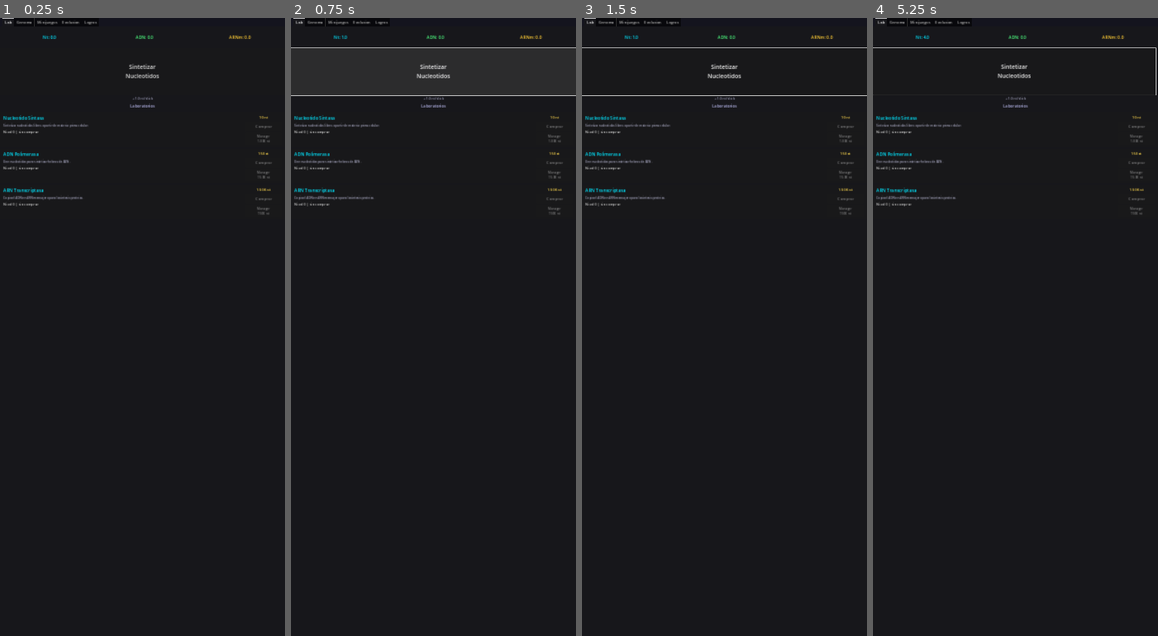
Above: before the commit, frames 1-4 (left to right).
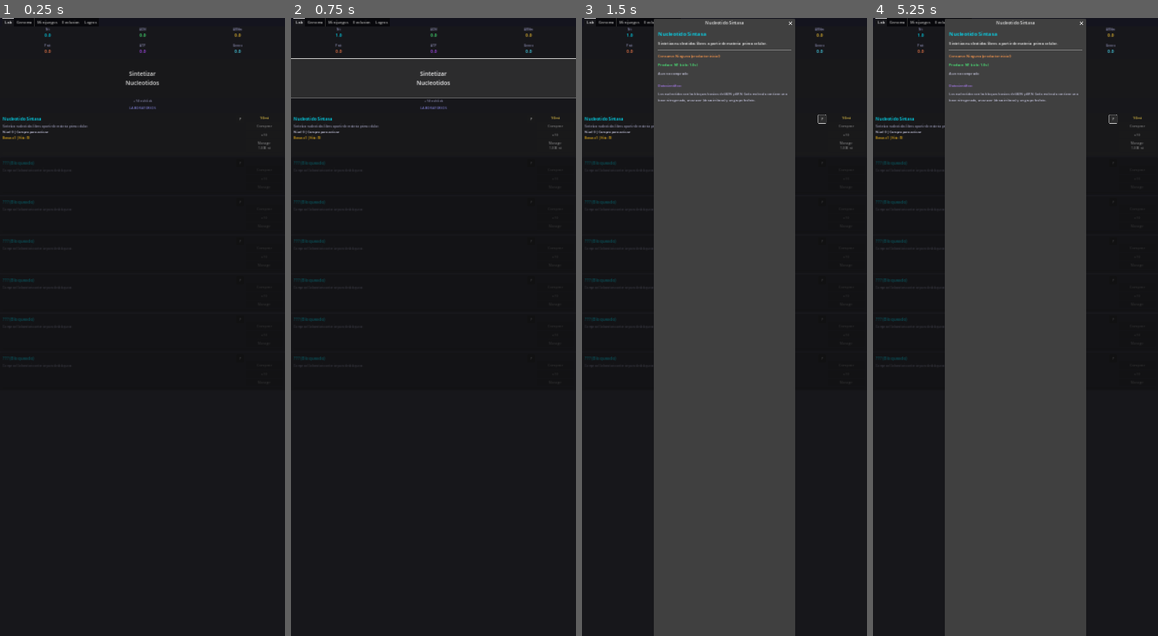
Above: after the commit, the same moments.

Repository: agenteiasack-ux/diagrama-medmol
Game: Godot game, scene res://scenes/main/Main.tscn
Two runs of this game, one before a commit and one after it. Both use one fixed random seed, a clock stepped at 60 frames per second and the inputs below.
Inputs (mouse positions are in pixels of both pictures, inside the frame that each line leads up to):
- Up to frame 1 (0.25 s): no input
- Up to frame 2 (0.75 s): click "Sintetizar Nucleotidos" at 0.5 s
- Up to frame 3 (1.5 s): click (821, 116) at 1.25 s, where only the run after the commit has a clickable "?"
- Up to frame 4 (5.25 s): click "Sintetizar Nucleotidos" at 2 s; click (1112, 116) at 2.75 s, where only the run after the commit has a clickable "?"; click "Sintetizar Nucleotidos" at 3.5 s; click (1112, 116) at 4.25 s, where only the run after the commit has a clickable "?"; tap Enter at 5 s

The runs differ from the first frame. In frame 1, 1.4% of the frame differs, in the area x 0-96%, y 1-56%; in frame 2, 1.9%; in frame 3, 51%, in the area x 0-100%, y 0-100%; in frame 4, 51%.

Commit message:
feat(genomia): Sprint 2 - produccion completa, milestones y popup educativo
- Unlock progresivo: cada productor se desbloquea al comprar el anterior
- 7 productores visibles con estado bloqueado/desbloqueado (opacity + mensaje)
- Buy x10: compra hasta 10 niveles de un productor con calculo de costo total
- Milestones visuales: "Bonus x1 | Hito: 10" actualizado por nivel en cada fila
- Barra de ciclo (ProgressBar): muestra avance del timer cuando el manager esta activo
- Grid de recursos 2x3: los 6 recursos principales con cantidad y tasa en tiempo real
- Popup educativo: boton "?" por productor muestra proceso, entradas/salidas y dato cientifico
- EventBus: nueva senal producer_unlocked(producer_id)
- ResourceManager: is_producer_unlocked(), buy_producer_bulk(), get_producer_cost_x10()

https://claude.ai/code/session_01Fkjp38Jnk1xyyToovxLUvQ

Diff:
--- a/genomia/scenes/lab/Lab.tscn
+++ b/genomia/scenes/lab/Lab.tscn
@@ -12,61 +12,34 @@
 anchor_bottom = 1.0
 theme_override_constants/separation = 0
 
-[node name="ResourceBar" type="HBoxContainer" parent="MainLayout"]
-custom_minimum_size = Vector2(0, 80)
-theme_override_constants/separation = 16
-
-[node name="BarBG" type="ColorRect" parent="MainLayout/ResourceBar"]
-anchor_right = 1.0
-anchor_bottom = 1.0
-color = Color(0.06, 0.06, 0.10, 1.0)
-z_index = -1
-
-[node name="NtLabel" type="Label" parent="MainLayout/ResourceBar"]
+[node name="ResourceGrid" type="GridContainer" parent="MainLayout"]
+custom_minimum_size = Vector2(0, 100)
 size_flags_horizontal = 3
-text = "Nt: 0"
-vertical_alignment = 1
-horizontal_alignment = 1
-theme_override_font_sizes/font_size = 16
-theme_override_colors/font_color = Color(0.0, 0.9, 1.0, 1.0)
-
-[node name="ADNLabel" type="Label" parent="MainLayout/ResourceBar"]
-size_flags_horizontal = 3
-text = "ADN: 0"
-vertical_alignment = 1
-horizontal_alignment = 1
-theme_override_font_sizes/font_size = 16
-theme_override_colors/font_color = Color(0.3, 1.0, 0.5, 1.0)
-
-[node name="MRNALabel" type="Label" parent="MainLayout/ResourceBar"]
-size_flags_horizontal = 3
-text = "ARNm: 0"
-vertical_alignment = 1
-horizontal_alignment = 1
-theme_override_font_sizes/font_size = 16
-theme_override_colors/font_color = Color(1.0, 0.8, 0.2, 1.0)
+columns = 3
+theme_override_constants/h_separation = 0
+theme_override_constants/v_separation = 0
 
 [node name="ClickButton" type="Button" parent="MainLayout"]
-custom_minimum_size = Vector2(0, 180)
+custom_minimum_size = Vector2(0, 148)
 size_flags_horizontal = 3
 text = "Sintetizar\nNucleotidos"
 theme_override_font_sizes/font_size = 22
 
 [node name="ClickRateLabel" type="Label" parent="MainLayout"]
-custom_minimum_size = Vector2(0, 28)
+custom_minimum_size = Vector2(0, 26)
 size_flags_horizontal = 3
 text = "+1.0 nt/click"
 horizontal_alignment = 1
-theme_override_font_sizes/font_size = 13
-theme_override_colors/font_color = Color(0.6, 0.6, 0.7, 1.0)
+theme_override_font_sizes/font_size = 12
+theme_override_colors/font_color = Color(0.55, 0.55, 0.7, 1.0)
 
 [node name="SectionLabel" type="Label" parent="MainLayout"]
-custom_minimum_size = Vector2(0, 36)
+custom_minimum_size = Vector2(0, 32)
 size_flags_horizontal = 3
-text = "Laboratorios"
+text = "LABORATORIOS"
 horizontal_alignment = 1
-theme_override_font_sizes/font_size = 15
-theme_override_colors/font_color = Color(0.7, 0.7, 0.9, 1.0)
+theme_override_font_sizes/font_size = 13
+theme_override_colors/font_color = Color(0.45, 0.45, 0.75, 1.0)
 
 [node name="ProducerScroll" type="ScrollContainer" parent="MainLayout"]
 size_flags_vertical = 3
@@ -74,4 +47,4 @@
 
 [node name="ProducerList" type="VBoxContainer" parent="MainLayout/ProducerScroll"]
 size_flags_horizontal = 3
-theme_override_constants/separation = 6
+theme_override_constants/separation = 5
--- a/genomia/scenes/lab/ProducerRow.tscn
+++ b/genomia/scenes/lab/ProducerRow.tscn
@@ -3,59 +3,88 @@
 [ext_resource type="Script" path="res://scripts/lab/ProducerRowController.gd" id="1_row01"]
 
 [node name="ProducerRow" type="PanelContainer"]
-custom_minimum_size = Vector2(0, 110)
+custom_minimum_size = Vector2(0, 120)
 size_flags_horizontal = 3
 script = ExtResource("1_row01")
 
 [node name="Margin" type="MarginContainer" parent="."]
 anchor_right = 1.0
 anchor_bottom = 1.0
-theme_override_constants/margin_left = 12
-theme_override_constants/margin_right = 12
-theme_override_constants/margin_top = 8
-theme_override_constants/margin_bottom = 8
+theme_override_constants/margin_left = 10
+theme_override_constants/margin_right = 10
+theme_override_constants/margin_top = 6
+theme_override_constants/margin_bottom = 6
 
-[node name="Row" type="HBoxContainer" parent="Margin"]
-separation = 8
+[node name="MainVBox" type="VBoxContainer" parent="Margin"]
+theme_override_constants/separation = 4
 
-[node name="Info" type="VBoxContainer" parent="Margin/Row"]
+[node name="ContentRow" type="HBoxContainer" parent="Margin/MainVBox"]
+theme_override_constants/separation = 8
+
+[node name="Info" type="VBoxContainer" parent="Margin/MainVBox/ContentRow"]
 size_flags_horizontal = 3
-separation = 2
+theme_override_constants/separation = 2
 
-[node name="NameLabel" type="Label" parent="Margin/Row/Info"]
+[node name="NameRow" type="HBoxContainer" parent="Margin/MainVBox/ContentRow/Info"]
+
+[node name="NameLabel" type="Label" parent="Margin/MainVBox/ContentRow/Info/NameRow"]
+size_flags_horizontal = 3
 text = "Productor"
-theme_override_font_sizes/font_size = 17
+theme_override_font_sizes/font_size = 16
 theme_override_colors/font_color = Color(0.0, 0.9, 1.0, 1.0)
 
-[node name="DescLabel" type="Label" parent="Margin/Row/Info"]
+[node name="InfoButton" type="Button" parent="Margin/MainVBox/ContentRow/Info/NameRow"]
+custom_minimum_size = Vector2(28, 28)
+text = "?"
+theme_override_font_sizes/font_size = 13
+
+[node name="DescLabel" type="Label" parent="Margin/MainVBox/ContentRow/Info"]
 text = "Descripcion del proceso biologico."
 theme_override_font_sizes/font_size = 11
-theme_override_colors/font_color = Color(0.65, 0.65, 0.75, 1.0)
+theme_override_colors/font_color = Color(0.6, 0.6, 0.72, 1.0)
 autowrap_mode = 2
 
-[node name="StatsLabel" type="Label" parent="Margin/Row/Info"]
+[node name="StatsLabel" type="Label" parent="Margin/MainVBox/ContentRow/Info"]
 text = "Nivel 0 | sin comprar"
-theme_override_font_sizes/font_size = 13
-theme_override_colors/font_color = Color(0.8, 0.8, 0.8, 1.0)
+theme_override_font_sizes/font_size = 12
+theme_override_colors/font_color = Color(0.8, 0.8, 0.9, 1.0)
 
-[node name="Actions" type="VBoxContainer" parent="Margin/Row"]
-custom_minimum_size = Vector2(140, 0)
+[node name="MilestoneLabel" type="Label" parent="Margin/MainVBox/ContentRow/Info"]
+text = "Bonus x1 | Hito: 10"
+theme_override_font_sizes/font_size = 11
+theme_override_colors/font_color = Color(1.0, 0.75, 0.1, 1.0)
+
+[node name="Actions" type="VBoxContainer" parent="Margin/MainVBox/ContentRow"]
+custom_minimum_size = Vector2(138, 0)
 alignment = 1
-separation = 4
+theme_override_constants/separation = 3
 
-[node name="CostLabel" type="Label" parent="Margin/Row/Actions"]
+[node name="CostLabel" type="Label" parent="Margin/MainVBox/ContentRow/Actions"]
 text = "10 nt"
 horizontal_alignment = 1
 theme_override_font_sizes/font_size = 13
 theme_override_colors/font_color = Color(1.0, 0.85, 0.3, 1.0)
 
-[node name="BuyButton" type="Button" parent="Margin/Row/Actions"]
-custom_minimum_size = Vector2(130, 38)
+[node name="BuyButton" type="Button" parent="Margin/MainVBox/ContentRow/Actions"]
+custom_minimum_size = Vector2(130, 32)
 text = "Comprar"
-theme_override_font_sizes/font_size = 14
+theme_override_font_sizes/font_size = 13
 
-[node name="ManagerButton" type="Button" parent="Margin/Row/Actions"]
-custom_minimum_size = Vector2(130, 38)
+[node name="BuyX10Button" type="Button" parent="Margin/MainVBox/ContentRow/Actions"]
+custom_minimum_size = Vector2(130, 28)
+text = "x10"
+theme_override_font_sizes/font_size = 12
+
+[node name="ManagerButton" type="Button" parent="Margin/MainVBox/ContentRow/Actions"]
+custom_minimum_size = Vector2(130, 28)
 text = "Manager"
 theme_override_font_sizes/font_size = 11
 disabled = true
+
+[node name="CycleBar" type="ProgressBar" parent="Margin/MainVBox"]
+custom_minimum_size = Vector2(0, 7)
+size_flags_horizontal = 3
+min_value = 0.0
+max_value = 100.0
+value = 0.0
+show_percentage = false
--- /dev/null
+++ b/genomia/scenes/ui/InfoPopup.tscn
@@ -0,0 +1,57 @@
+[gd_scene load_steps=2 format=3 uid="uid://cx8f3qp7nw2b1"]
+
+[ext_resource type="Script" path="res://scripts/ui/InfoPopup.gd" id="1_info1"]
+
+[node name="InfoPopup" type="AcceptDialog"]
+title = "Informacion"
+min_size = Vector2(520, 380)
+script = ExtResource("1_info1")
+
+[node name="VBox" type="VBoxContainer" parent="."]
+anchor_right = 1.0
+anchor_bottom = 1.0
+theme_override_constants/separation = 10
+offset_left = 12
+offset_top = 8
+offset_right = -12
+offset_bottom = -8
+
+[node name="TitleLabel" type="Label" parent="VBox"]
+text = "Nombre del Laboratorio"
+theme_override_font_sizes/font_size = 20
+theme_override_colors/font_color = Color(0.0, 0.9, 1.0, 1.0)
+
+[node name="ProcessLabel" type="Label" parent="VBox"]
+text = "Descripcion del proceso."
+autowrap_mode = 3
+theme_override_font_sizes/font_size = 14
+
+[node name="HSep1" type="HSeparator" parent="VBox"]
+
+[node name="InputLabel" type="Label" parent="VBox"]
+text = "Consume: —"
+theme_override_font_sizes/font_size = 13
+theme_override_colors/font_color = Color(1.0, 0.6, 0.3, 1.0)
+
+[node name="OutputLabel" type="Label" parent="VBox"]
+text = "Produce: —"
+theme_override_font_sizes/font_size = 13
+theme_override_colors/font_color = Color(0.3, 1.0, 0.5, 1.0)
+
+[node name="StatsLabel" type="Label" parent="VBox"]
+text = "Nivel —"
+theme_override_font_sizes/font_size = 13
+theme_override_colors/font_color = Color(0.8, 0.8, 0.9, 1.0)
+
+[node name="HSep2" type="HSeparator" parent="VBox"]
+
+[node name="FactHeader" type="Label" parent="VBox"]
+text = "Dato cientifico:"
+theme_override_font_sizes/font_size = 12
+theme_override_colors/font_color = Color(0.7, 0.5, 1.0, 1.0)
+
+[node name="FactLabel" type="Label" parent="VBox"]
+text = ""
+autowrap_mode = 3
+theme_override_font_sizes/font_size = 12
+theme_override_colors/font_color = Color(0.75, 0.75, 0.85, 1.0)
--- a/genomia/scripts/autoloads/EventBus.gd
+++ b/genomia/scripts/autoloads/EventBus.gd
@@ -6,6 +6,7 @@
 
 # Productores
 signal producer_upgraded(producer_id: String, new_level: int)
+signal producer_unlocked(producer_id: String)
 signal producer_cycle_completed(producer_id: String)
 
 # Genes y mutantes
--- a/genomia/scripts/autoloads/ResourceManager.gd
+++ b/genomia/scripts/autoloads/ResourceManager.gd
@@ -169,12 +169,70 @@
 	var cost := p.get_cost()
 	if not resources["nt"].greater_than_or_equal(cost):
 		return false
+	var was_zero := p.level == 0
 	resources["nt"] = resources["nt"].subtract(cost)
 	p.level += 1
 	_recalc_rates()
 	EventBus.resource_changed.emit("nt", resources["nt"])
 	EventBus.producer_upgraded.emit(producer_id, p.level)
+	if was_zero:
+		_check_unlock_next(producer_id)
 	return true
+
+
+func buy_producer_bulk(producer_id: String, count: int) -> int:
+	var p := get_producer(producer_id)
+	if not p:
+		return 0
+	var was_zero := p.level == 0
+	var bought := 0
+	for _i in range(count):
+		var cost := p.get_cost()
+		if not resources["nt"].greater_than_or_equal(cost):
+			break
+		resources["nt"] = resources["nt"].subtract(cost)
+		p.level += 1
+		bought += 1
+	if bought > 0:
+		_recalc_rates()
+		EventBus.resource_changed.emit("nt", resources["nt"])
+		EventBus.producer_upgraded.emit(producer_id, p.level)
+		if was_zero:
+			_check_unlock_next(producer_id)
+	return bought
+
+
+func get_producer_cost_x10(producer_id: String) -> BigNumber:
+	var p := get_producer(producer_id)
+	if not p:
+		return BigNumber.zero()
+	var total := BigNumber.zero()
+	for i in range(10):
+		total = total.add(BigNumber.from_float(
+			p.base_cost * pow(p.cost_multiplier, float(p.level + i))
+		))
+	return total
+
+
+func is_producer_unlocked(producer_id: String) -> bool:
+	var idx := _get_producer_index(producer_id)
+	if idx <= 0:
+		return true
+	return producers[idx - 1].level >= 1
+
+
+func _get_producer_index(id: String) -> int:
+	for i in producers.size():
+		if producers[i].id == id:
+			return i
+	return -1
+
+
+func _check_unlock_next(producer_id: String) -> void:
+	var idx := _get_producer_index(producer_id)
+	if idx < 0 or idx >= producers.size() - 1:
+		return
+	EventBus.producer_unlocked.emit(producers[idx + 1].id)
 
 
 func get_producer(id: String) -> ProducerState:
--- a/genomia/scripts/lab/LabController.gd
+++ b/genomia/scripts/lab/LabController.gd
@@ -2,60 +2,134 @@
 
 const ProducerRowScene := preload("res://scenes/lab/ProducerRow.tscn")
 
-@onready var nt_label: Label = $MainLayout/ResourceBar/NtLabel
-@onready var adn_label: Label = $MainLayout/ResourceBar/ADNLabel
-@onready var mrna_label: Label = $MainLayout/ResourceBar/MRNALabel
+@onready var resource_grid: GridContainer = $MainLayout/ResourceGrid
 @onready var click_btn: Button = $MainLayout/ClickButton
 @onready var click_rate_label: Label = $MainLayout/ClickRateLabel
 @onready var producer_list: VBoxContainer = $MainLayout/ProducerScroll/ProducerList
 
-const INITIAL_PRODUCERS := ["nt_synthase", "dna_polymerase", "rna_transcriptase"]
+const RESOURCE_DISPLAY := {
+	"nt":    {"label": "Nt",    "color": Color(0.0, 0.9, 1.0)},
+	"adn":   {"label": "ADN",   "color": Color(0.3, 1.0, 0.5)},
+	"mrna":  {"label": "ARNm",  "color": Color(1.0, 0.8, 0.2)},
+	"prot":  {"label": "Prot",  "color": Color(1.0, 0.5, 0.3)},
+	"atp":   {"label": "ATP",   "color": Color(0.7, 0.3, 1.0)},
+	"genes": {"label": "Genes", "color": Color(0.3, 0.9, 1.0)},
+}
+
+var _amount_labels: Dictionary = {}
+var _rate_labels: Dictionary = {}
 
 
 func _ready() -> void:
 	click_btn.pressed.connect(_on_click_pressed)
 	EventBus.resource_changed.connect(_on_resource_changed)
 	EventBus.producer_upgraded.connect(_on_producer_upgraded)
+	EventBus.producer_unlocked.connect(_on_producer_unlocked)
 	EventBus.load_completed.connect(_on_load_completed)
+	_build_resource_grid()
 	_populate_producers()
-	_refresh_labels()
+	_refresh_all_labels()
+
+
+func _build_resource_grid() -> void:
+	for id in RESOURCE_DISPLAY:
+		var info: Dictionary = RESOURCE_DISPLAY[id]
+		var cell := VBoxContainer.new()
+		cell.size_flags_horizontal = Control.SIZE_EXPAND_FILL
+		cell.add_theme_constant_override("separation", 1)
+
+		var name_lbl := Label.new()
+		name_lbl.text = info["label"]
+		name_lbl.horizontal_alignment = HORIZONTAL_ALIGNMENT_CENTER
+		name_lbl.add_theme_font_size_override("font_size", 11)
+		name_lbl.add_theme_color_override("font_color", Color(0.55, 0.55, 0.7))
+		cell.add_child(name_lbl)
+
+		var amount_lbl := Label.new()
+		amount_lbl.text = "0"
+		amount_lbl.horizontal_alignment = HORIZONTAL_ALIGNMENT_CENTER
+		amount_lbl.add_theme_font_size_override("font_size", 15)
+		amount_lbl.add_theme_color_override("font_color", info["color"])
+		cell.add_child(amount_lbl)
+		_amount_labels[id] = amount_lbl
+
+		var rate_lbl := Label.new()
+		rate_lbl.text = ""
+		rate_lbl.horizontal_alignment = HORIZONTAL_ALIGNMENT_CENTER
+		rate_lbl.add_theme_font_size_override("font_size", 10)
+		rate_lbl.add_theme_color_override("font_color", Color(0.4, 0.75, 0.4))
+		cell.add_child(rate_lbl)
+		_rate_labels[id] = rate_lbl
+
+		resource_grid.add_child(cell)
 
 
 func _populate_producers() -> void:
 	for child in producer_list.get_children():
 		child.queue_free()
-	for pid in INITIAL_PRODUCERS:
+	for p in ResourceManager.producers:
 		var row: Control = ProducerRowScene.instantiate()
 		producer_list.add_child(row)
-		row.setup(pid)
+		row.setup(p.id)
 
 
 func _on_click_pressed() -> void:
 	GameManager.on_main_click()
 	var tween := create_tween()
-	tween.tween_property(click_btn, "scale", Vector2(0.93, 0.93), 0.06)
+	tween.tween_property(click_btn, "scale", Vector2(0.92, 0.92), 0.06)
 	tween.tween_property(click_btn, "scale", Vector2(1.0, 1.0), 0.12)
 
 
 func _on_resource_changed(resource_id: String, _amount: BigNumber) -> void:
-	if resource_id in ["nt", "adn", "mrna"]:
-		_refresh_labels()
+	if _amount_labels.has(resource_id):
+		_refresh_resource_label(resource_id)
+	if resource_id == "nt":
+		_refresh_click_label()
 
 
 func _on_producer_upgraded(_pid: String, _level: int) -> void:
-	_refresh_labels()
+	_refresh_all_rate_labels()
+
+
+func _on_producer_unlocked(_pid: String) -> void:
+	_refresh_all_rate_labels()
 
 
 func _on_load_completed(_sec: float) -> void:
-	_refresh_labels()
+	_refresh_all_labels()
 
 
-func _refresh_labels() -> void:
-	nt_label.text = "Nt: %s" % ResourceManager.resources["nt"].format()
-	adn_label.text = "ADN: %s" % ResourceManager.resources["adn"].format()
-	mrna_label.text = "ARNm: %s" % ResourceManager.resources["mrna"].format()
-	var nt_rate := ResourceManager.rates.get("nt", 0.0)
+func _refresh_all_labels() -> void:
+	for id in RESOURCE_DISPLAY:
+		_refresh_resource_label(id)
+	_refresh_click_label()
+
+
+func _refresh_resource_label(id: String) -> void:
+	if not _amount_labels.has(id):
+		return
+	_amount_labels[id].text = ResourceManager.resources[id].format()
+	var rate: float = ResourceManager.rates.get(id, 0.0)
+	if rate > 0.0:
+		_rate_labels[id].text = "+%.2f/s" % rate
+	else:
+		_rate_labels[id].text = ""
+
+
+func _refresh_all_rate_labels() -> void:
+	for id in RESOURCE_DISPLAY:
+		var rate: float = ResourceManager.rates.get(id, 0.0)
+		if rate > 0.0:
+			_rate_labels[id].text = "+%.2f/s" % rate
+		else:
+			_rate_labels[id].text = ""
+
+
+func _refresh_click_label() -> void:
+	var nt_rate: float = ResourceManager.rates.get("nt", 0.0)
 	if nt_rate > 0.0:
-		click_rate_label.text = "+%.2f nt/s (pasivo)" % nt_rate
+		click_rate_label.text = "+%.2f nt/s pasivo | +%.1f nt/click" % [
+			nt_rate, GameManager.click_power
+		]
 	else:
 		click_rate_label.text = "+%.1f nt/click" % GameManager.click_power
--- a/genomia/scripts/lab/ProducerRowController.gd
+++ b/genomia/scripts/lab/ProducerRowController.gd
@@ -1,19 +1,28 @@
 extends PanelContainer
 
-@onready var name_label: Label = $Margin/Row/Info/NameLabel
-@onready var desc_label: Label = $Margin/Row/Info/DescLabel
-@onready var stats_label: Label = $Margin/Row/Info/StatsLabel
-@onready var cost_label: Label = $Margin/Row/Actions/CostLabel
-@onready var buy_btn: Button = $Margin/Row/Actions/BuyButton
-@onready var manager_btn: Button = $Margin/Row/Actions/ManagerButton
+@onready var name_label: Label = $Margin/MainVBox/ContentRow/Info/NameRow/NameLabel
+@onready var info_btn: Button = $Margin/MainVBox/ContentRow/Info/NameRow/InfoButton
+@onready var desc_label: Label = $Margin/MainVBox/ContentRow/Info/DescLabel
+@onready var stats_label: Label = $Margin/MainVBox/ContentRow/Info/StatsLabel
+@onready var milestone_label: Label = $Margin/MainVBox/ContentRow/Info/MilestoneLabel
+@onready var cost_label: Label = $Margin/MainVBox/ContentRow/Actions/CostLabel
+@onready var buy_btn: Button = $Margin/MainVBox/ContentRow/Actions/BuyButton
+@onready var buy_x10_btn: Button = $Margin/MainVBox/ContentRow/Actions/BuyX10Button
+@onready var manager_btn: Button = $Margin/MainVBox/ContentRow/Actions/ManagerButton
+@onready var cycle_bar: ProgressBar = $Margin/MainVBox/CycleBar
 
 var _producer_id: String = ""
 var _initialized: bool = false
 
+const MILESTONES := [10, 25, 50, 100, 200, 300, 400, 500]
+
 
 func _ready() -> void:
 	buy_btn.pressed.connect(_on_buy_pressed)
+	buy_x10_btn.pressed.connect(_on_buy_x10_pressed)
 	manager_btn.pressed.connect(_on_manager_pressed)
+	info_btn.pressed.connect(_on_info_pressed)
+	set_process(false)
 
 
 func setup(producer_id: String) -> void:
@@ -23,23 +32,42 @@
 	_producer_id = producer_id
 	EventBus.resource_changed.connect(_on_resource_changed)
 	EventBus.producer_upgraded.connect(_on_producer_upgraded)
+	EventBus.producer_unlocked.connect(_on_producer_unlocked)
 	_refresh()
+
+
+func _process(_delta: float) -> void:
+	var p := ResourceManager.get_producer(_producer_id)
+	if p and p.manager_unlocked and p.level > 0:
+		cycle_bar.value = (p.timer / p.cycle_time) * 100.0
+
+
+func _on_info_pressed() -> void:
+	var popup: AcceptDialog = load("res://scenes/ui/InfoPopup.tscn").instantiate()
+	get_tree().root.add_child(popup)
+	popup.show_producer(_producer_id)
+	popup.confirmed.connect(popup.queue_free)
+	popup.canceled.connect(popup.queue_free)
 
 
 func _on_buy_pressed() -> void:
 	ResourceManager.buy_producer(_producer_id)
 
 
+func _on_buy_x10_pressed() -> void:
+	ResourceManager.buy_producer_bulk(_producer_id, 10)
+
+
 func _on_manager_pressed() -> void:
 	var p := ResourceManager.get_producer(_producer_id)
-	if not p or p.level <= 0:
+	if not p or p.level <= 0 or p.manager_unlocked:
 		return
-	# Manager cuesta 100x el costo actual del productor
 	var manager_cost := p.get_cost().multiply_float(100.0)
 	if ResourceManager.resources["nt"].greater_than_or_equal(manager_cost):
 		ResourceManager.resources["nt"] = ResourceManager.resources["nt"].subtract(manager_cost)
 		p.manager_unlocked = true
 		EventBus.resource_changed.emit("nt", ResourceManager.resources["nt"])
+		set_process(true)
 		_refresh()
 
 
@@ -53,21 +81,53 @@
 		_refresh()
 
 
+func _on_producer_unlocked(pid: String) -> void:
+	if pid == _producer_id:
+		_refresh()
+
+
 func _refresh() -> void:
 	var p := ResourceManager.get_producer(_producer_id)
 	if not p:
 		return
+	var unlocked := ResourceManager.is_producer_unlocked(_producer_id)
+	if not unlocked:
+		_show_locked()
+		return
+	_show_unlocked(p)
+
+
+func _show_locked() -> void:
+	modulate = Color(0.5, 0.5, 0.5, 0.6)
+	name_label.text = "??? (Bloqueado)"
+	desc_label.text = "Compra el laboratorio anterior para desbloquear."
+	stats_label.text = ""
+	milestone_label.text = ""
+	cost_label.text = ""
+	buy_btn.disabled = true
+	buy_x10_btn.disabled = true
+	manager_btn.disabled = true
+	cycle_bar.value = 0.0
+
+
+func _show_unlocked(p: ResourceManager.ProducerState) -> void:
+	modulate = Color.WHITE
 	name_label.text = p.display_name
 	desc_label.text = p.description
+
 	var rate_str: String
 	if p.manager_unlocked:
-		rate_str = "%.2f/s (auto)" % p.get_rate_per_second()
+		rate_str = "%.3f/s (auto)" % p.get_rate_per_second()
+		set_process(true)
 	elif p.level > 0:
-		rate_str = "manual (sin manager)"
+		rate_str = "Prod/ciclo: %.2f (manual)" % p.get_production_per_cycle()
 	else:
-		rate_str = "sin comprar"
+		rate_str = "Compra para activar"
 	stats_label.text = "Nivel %d | %s" % [p.level, rate_str]
+
+	milestone_label.text = _get_milestone_text(p)
 	cost_label.text = "%s nt" % p.get_cost().format()
+
 	if p.manager_unlocked:
 		manager_btn.text = "Manager activo"
 		manager_btn.disabled = true
@@ -75,11 +135,29 @@
 		var mcost := p.get_cost().multiply_float(100.0)
 		manager_btn.text = "Manager\n%s nt" % mcost.format()
 		manager_btn.disabled = p.level <= 0
+
 	_refresh_affordability()
 
 
 func _refresh_affordability() -> void:
 	var p := ResourceManager.get_producer(_producer_id)
-	if not p:
+	if not p or not ResourceManager.is_producer_unlocked(_producer_id):
 		return
-	buy_btn.disabled = not ResourceManager.can_afford_producer(_producer_id)
+	var can_buy := ResourceManager.can_afford_producer(_producer_id)
+	buy_btn.disabled = not can_buy
+	var cost_x10 := ResourceManager.get_producer_cost_x10(_producer_id)
+	buy_x10_btn.disabled = not ResourceManager.resources["nt"].greater_than_or_equal(cost_x10)
+
+
+func _get_milestone_text(p: ResourceManager.ProducerState) -> String:
+	var bonus := 1.0
+	var next_milestone := -1
+	for m in MILESTONES:
+		if p.level >= m:
+			bonus *= 2.0
+		elif next_milestone == -1:
+			next_milestone = m
+	var s := "Bonus x%d" % int(bonus)
+	if next_milestone > 0:
+		return "%s | Hito: %d" % [s, next_milestone]
+	return s + " (MAX)"
--- /dev/null
+++ b/genomia/scripts/ui/InfoPopup.gd
@@ -0,0 +1,48 @@
+extends AcceptDialog
+
+@onready var title_label: Label = $VBox/TitleLabel
+@onready var process_label: Label = $VBox/ProcessLabel
+@onready var input_label: Label = $VBox/InputLabel
+@onready var output_label: Label = $VBox/OutputLabel
+@onready var stats_label: Label = $VBox/StatsLabel
+@onready var fact_label: Label = $VBox/FactLabel
+
+const EDUCATIONAL_FACTS := {
+	"nt_synthase": "Los nucleotidos son los bloques basicos del ADN y ARN. Cada molecula contiene una base nitrogenada, un azucar (desoxirribosa) y un grupo fosfato.",
+	"dna_polymerase": "La ADN Polimerasa III replica el ADN a ~1000 nucleotidos por segundo en E. coli. Es una de las enzimas mas rapidas y precisas de la biologia.",
+	"rna_transcriptase": "La transcripcion ocurre en el nucleo celular. Una ARN Polimerasa lee el ADN en direccion 3'→5' y sintetiza ARNm en direccion 5'→3'.",
+	"ribosome": "Un ribosoma maduro tiene dos subunidades: 60S y 40S (eucariotas). Puede sintetizar hasta 20 aminoacidos por segundo durante la traduccion.",
+	"mitochondria": "Las mitocondrias tienen su propio ADN circular, evidencia de que fueron bacterias endosimbioticas. Generan ~30-32 moleculas de ATP por glucosa.",
+	"sequencer": "La secuenciacion de nueva generacion (NGS) puede leer miles de millones de bases en paralelo. El Proyecto Genoma Humano tardo 13 anos; hoy se hace en horas.",
+	"crispr_lab": "CRISPR-Cas9 fue descubierto en 2012 por Jennifer Doudna y Emmanuelle Charpentier, ganadoras del Nobel 2020. Puede editar cualquier gen con precision de una base.",
+}
+
+
+func show_producer(producer_id: String) -> void:
+	var p := ResourceManager.get_producer(producer_id)
+	if not p:
+		return
+
+	title = p.display_name
+	title_label.text = p.display_name
+
+	var input_str := "Ninguna (productor inicial)"
+	if p.input_id != "":
+		input_str = "%.1f %s por ciclo" % [p.input_per_cycle, p.input_id.to_upper()]
+	process_label.text = p.description
+	input_label.text = "Consume: %s" % input_str
+	output_label.text = "Produce: %s (ciclo: %.1fs)" % [p.output_id.to_upper(), p.cycle_time]
+
+	if p.level > 0:
+		stats_label.text = (
+			"Nivel %d | Prod/ciclo: %.3f | Bonus: x%d" % [
+				p.level,
+				p.get_production_per_cycle(),
+				int(p._milestone_bonus())
+			]
+		)
+	else:
+		stats_label.text = "Aun no comprado"
+
+	fact_label.text = EDUCATIONAL_FACTS.get(producer_id, "")
+	popup_centered()
